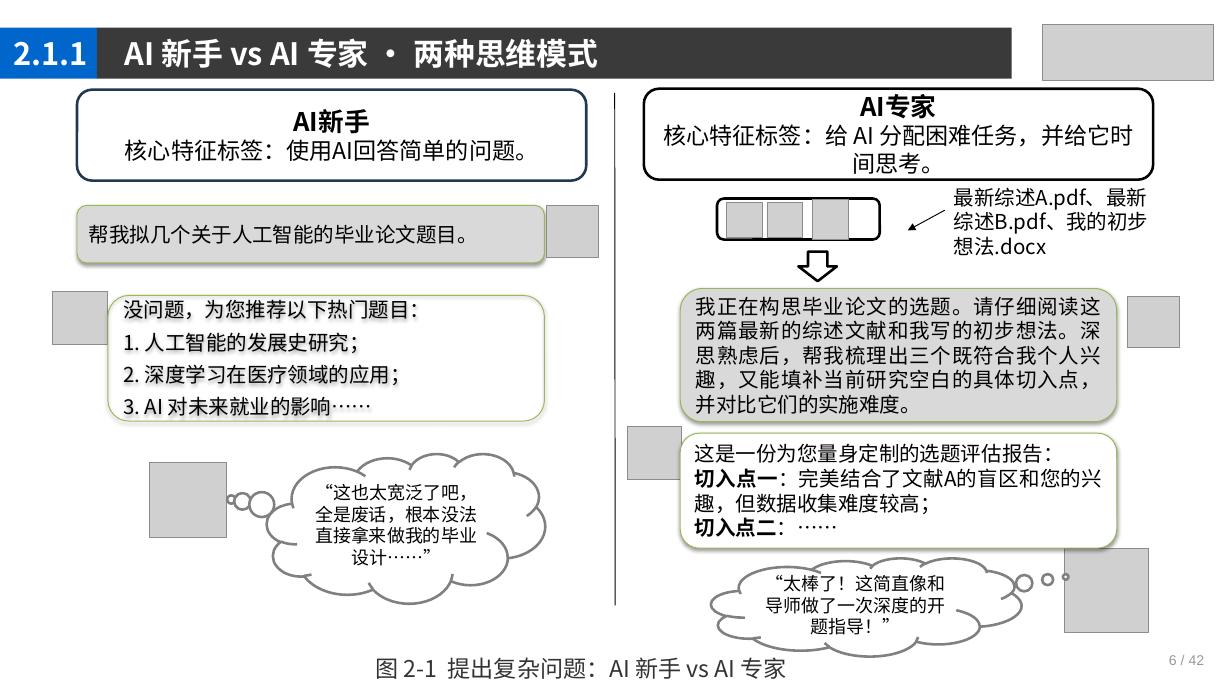
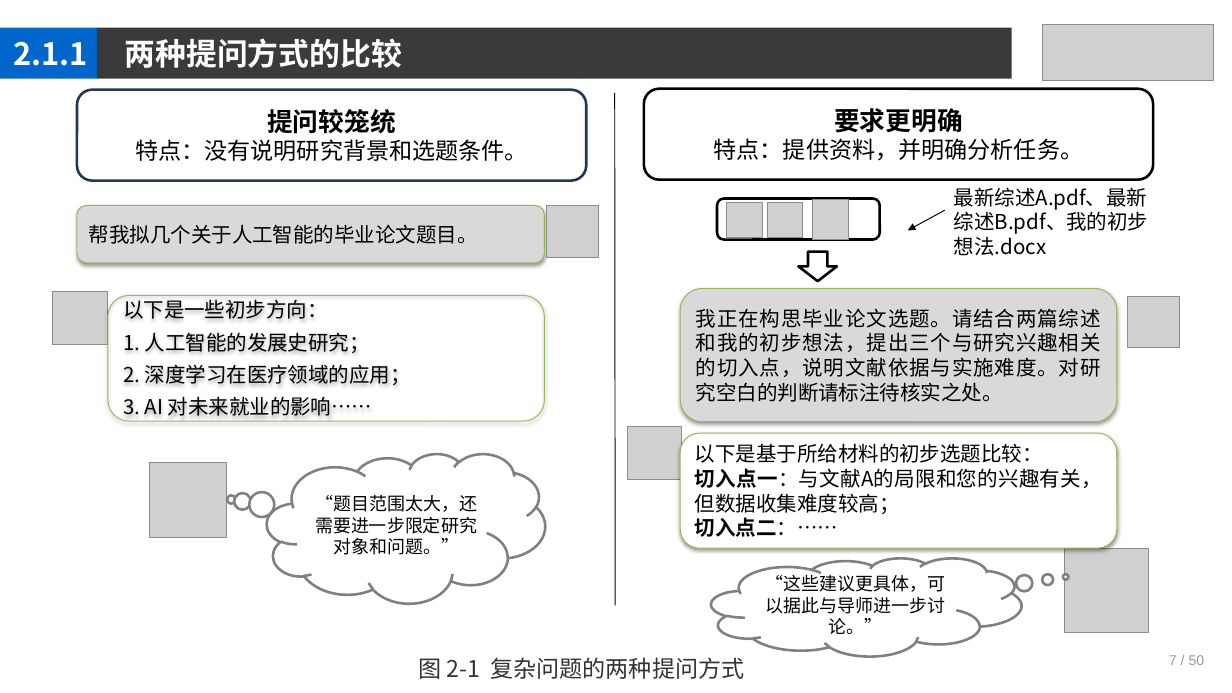
Before and after one commit to jpqiang/AIGC, a slide deck: slide 7 of 课件/第2章.pptx. Drawn at 1232x693 pixels with LibreOffice and Linux fonts; fonts in the diff are those of the drawing; grey boxes stand for pictures. Boxes give left, top, right and bottom in pixels: in the first picture for what was removed or moved away, otherwise in the second. Text is boxed around its words. In the diff, an @@ line names an element or a change of style, - is before the commit and + after.

```diff
--- a/课件/第2章.pptx
+++ b/课件/第2章.pptx
@@ text at bbox=[125, 38, 402, 68]: text changed @@
-AI 新手 vs AI 专家 · 两种思维模式
+两种提问方式的比较
@@ text in rounded rectangle at bbox=[135, 109, 528, 161]: text changed @@
-AI新手
-核心特征标签：使用AI回答简单的问题。
+提问较笼统
+特点：没有说明研究背景和选题条件。
@@ text in rounded rectangle at bbox=[714, 108, 1084, 161]: text changed @@
-AI专家
-核心特征标签：给 AI 分配困难任务，并给它时间思考。
+要求更明确
+特点：提供资料，并明确分析任务。
@@ text in rounded rectangle at bbox=[123, 299, 328, 319]: text changed @@
-没问题，为您推荐以下热门题目：
+以下是一些初步方向：
@@ text in rounded rectangle at bbox=[696, 308, 1101, 402]: text changed @@
-我正在构思毕业论文的选题。请仔细阅读这两篇最新的综述文献和我写的初步想法。深思熟虑后，帮我梳理出三个既符合我个人兴趣，又能填补当前研究空白的具体切入点，并对比它们的实施难度。
+我正在构思毕业论文选题。请结合两篇综述和我的初步想法，提出三个与研究兴趣相关的切入点，说明文献依据与实施难度。对研究空白的判断请标注待核实之处。
@@ text in rounded rectangle at bbox=[695, 443, 1102, 514]: text changed @@
-这是一份为您量身定制的选题评估报告：
-切入点一：完美结合了文献A的盲区和您的兴趣，但数据收集难度较高；
+以下是基于所给材料的初步选题比较：
+切入点一：与文献A的局限和您的兴趣有关，但数据收集难度较高；
@@ text in thought cloud at bbox=[315, 495, 477, 555]: text changed @@
-“这也太宽泛了吧，全是废话，根本没法直接拿来做我的毕业设计……”
+“题目范围太大，还需要进一步限定研究对象和问题。”
@@ text in thought cloud at bbox=[765, 572, 945, 634]: text changed @@
-“太棒了！这简直像和导师做了一次深度的开题指导！”
+“这些建议更具体，可以据此与导师进一步讨论。”
@@ text at bbox=[418, 657, 744, 679]: text changed @@
-图 2-1 提出复杂问题：AI 新手 vs AI 专家
+图 2-1 复杂问题的两种提问方式
@@ text at bbox=[1169, 655, 1205, 665]: text changed @@
-6 / 42
+7 / 50
```
Also in this commit, not shown: 47 other slides changed.
